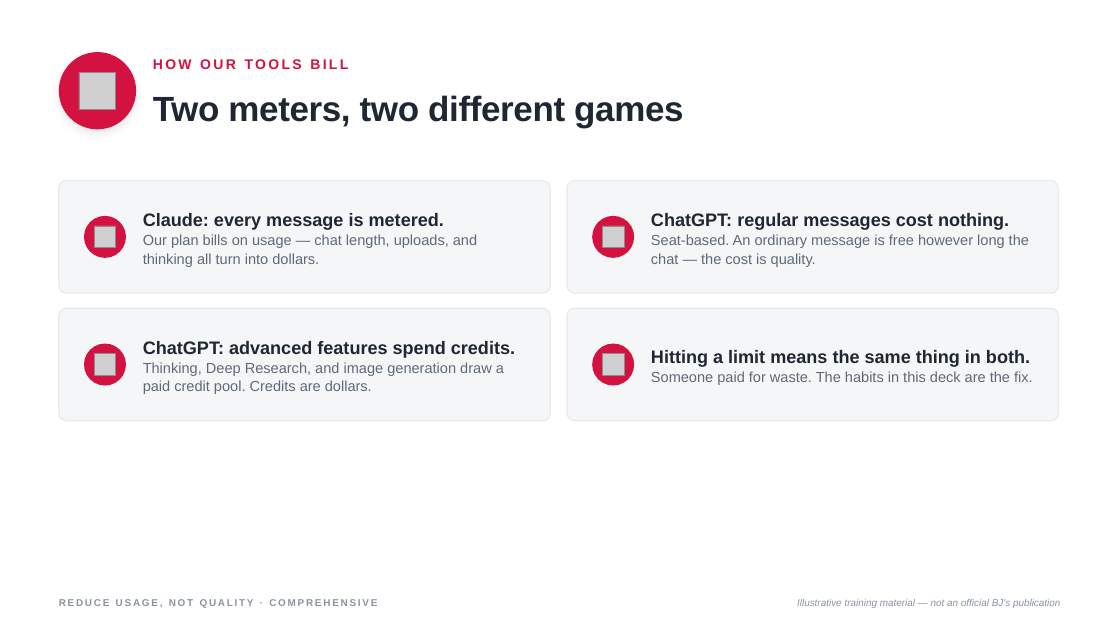
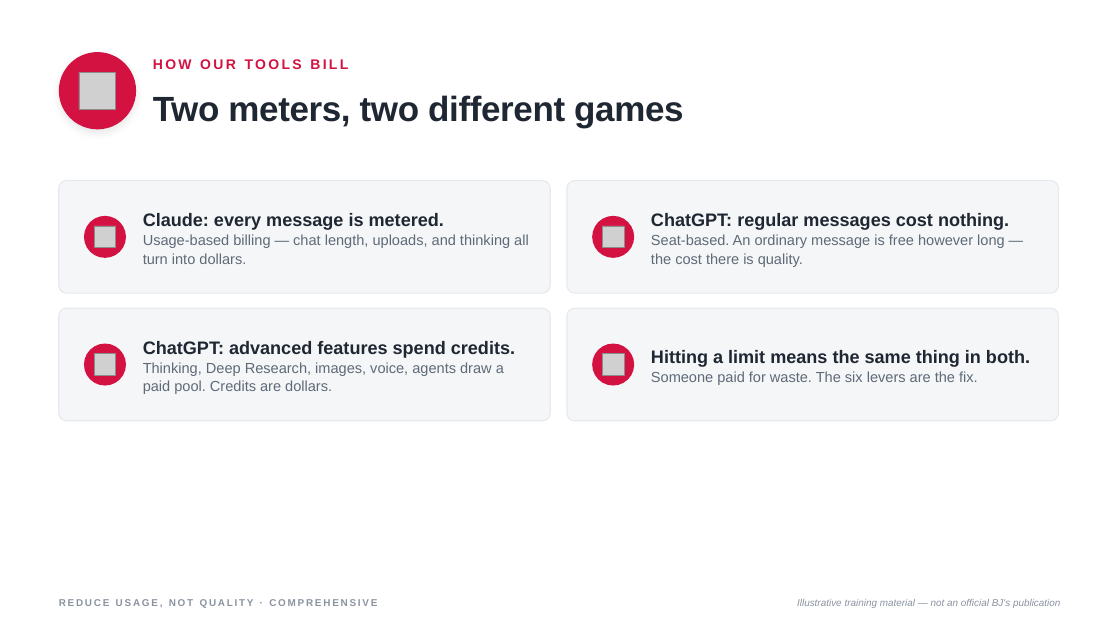
Before and after one commit to machinegenai/pe, a slide deck: slide 5 of Reduce Usage Not Quality Comprehensive.pptx (slide 4 before the commit). Drawn at 1120x630 pixels with LibreOffice and Linux fonts; fonts in the diff are those of the drawing; grey boxes stand for pictures. Boxes give left, top, right and bottom in pixels: in the first picture for what was removed or moved away, otherwise in the second. Text is boxed around its words. In the diff, an @@ line names an element or a change of style, - is before the commit and + after.

```diff
--- a/Reduce Usage Not Quality Comprehensive.pptx
+++ b/Reduce Usage Not Quality Comprehensive.pptx
@@ text at (143,234,529,264): text changed @@
-Our plan bills on usage — chat length, uploads, and thinking all turn into dollars.
+Usage-based billing — chat length, uploads, and thinking all turn into dollars.
@@ text at (651,234,1005,267): text changed @@
-Seat-based. An ordinary message is free however long the chat — the cost is quality.
+Seat-based. An ordinary message is free however long — the cost there is quality.
@@ text at (143,362,504,394): text changed @@
-Thinking, Deep Research, and image generation draw a paid credit pool. Credits are dollars.
+Thinking, Deep Research, images, voice, agents draw a paid pool. Credits are dollars.
@@ text at (651,371,978,385): text changed @@
-Someone paid for waste. The habits in this deck are the fix.
+Someone paid for waste. The six levers are the fix.
```
Also in this commit, not shown: 26 other slides changed, 1 slide added.
